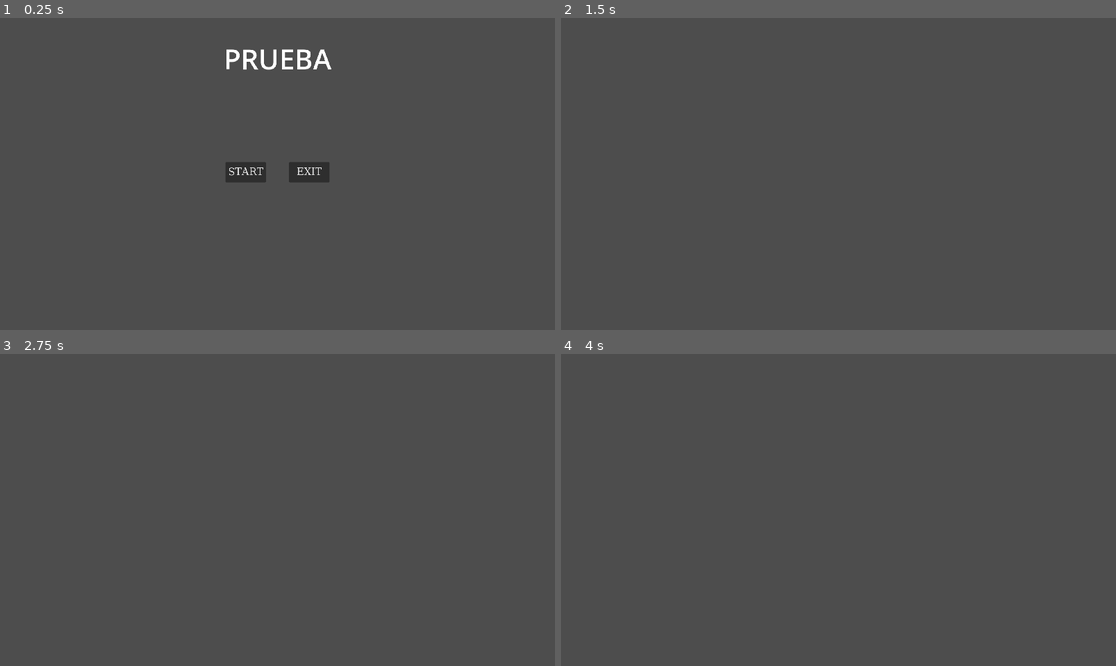
Above: before the commit, frames 1-4 (two rows, left to right).
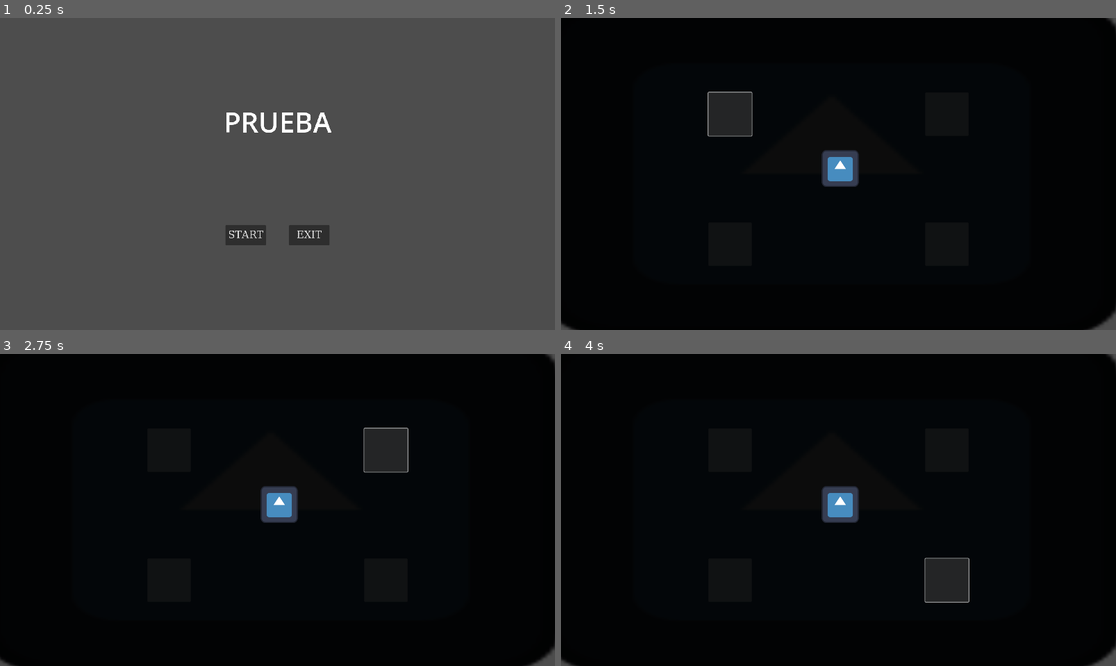
Above: after the commit, the same moments.

Repository: Flockyware/LGJ2025_team3
Game: Godot game, scene res://scenes/start_menu.tscn
The game is run twice, just before and just after one commit, with the same random seed, the same clock (stepped at 60 frames per second) and the same inputs. The engine's default icon, where the game draws it, is replaced by a stand-in: a white triangle on a blue panel in a dark square.
Inputs (mouse positions are in pixels of both pictures, inside the frame that each line leads up to):
- Up to frame 1 (0.25 s): no input
- Up to frame 2 (1.5 s): click "START" at 0.5 s; click (727, 114) at 1.27 s
- Up to frame 3 (2.75 s): click (388, 450) at 2.02 s
- Up to frame 4 (4 s): click (727, 578) at 2.77 s; click (949, 578) at 3.52 s

The runs differ from the first frame. In frame 1, 2.9% of the frame differs, in the area x 40-60%, y 10-73%; in frame 2, 99%, in the area x 0-100%, y 0-100%; in frame 3, 99%; in frame 4, 99%.

Commit message:
cambios a la escena cauldron, agregados placeholders

Diff:
--- /dev/null
+++ b/scenes/cauldron.tscn
@@ -0,0 +1,79 @@
+[gd_scene load_steps=3 format=3 uid="uid://cns602t8rqrrf"]
+
+[ext_resource type="Texture2D" uid="uid://ca4wh7ryvc8v4" path="res://icon.svg" id="1_oqi4o"]
+
+[sub_resource type="SpriteFrames" id="SpriteFrames_flfaj"]
+animations = [{
+"frames": [{
+"duration": 1.0,
+"texture": ExtResource("1_oqi4o")
+}],
+"loop": true,
+"name": &"default",
+"speed": 5.0
+}]
+
+[node name="cauldron" type="Node2D"]
+
+[node name="background" type="Sprite2D" parent="."]
+modulate = Color(0.0475577, 0.0475576, 0.0475576, 1)
+position = Vector2(936.5, 521)
+scale = Vector2(15.6328, 9.14063)
+texture = ExtResource("1_oqi4o")
+
+[node name="sprite_cauldron" type="AnimatedSprite2D" parent="."]
+position = Vector2(966, 521)
+sprite_frames = SubResource("SpriteFrames_flfaj")
+
+[node name="CanvasLayer" type="CanvasLayer" parent="."]
+
+[node name="Control" type="Control" parent="CanvasLayer"]
+layout_mode = 3
+anchors_preset = 15
+anchor_right = 1.0
+anchor_bottom = 1.0
+grow_horizontal = 2
+grow_vertical = 2
+
+[node name="VBoxContainer" type="VBoxContainer" parent="CanvasLayer/Control"]
+layout_mode = 1
+anchors_preset = 8
+anchor_left = 0.5
+anchor_top = 0.5
+anchor_right = 0.5
+anchor_bottom = 0.5
+offset_left = -405.0
+offset_top = -282.0
+offset_right = 405.0
+offset_bottom = 336.0
+grow_horizontal = 2
+grow_vertical = 2
+theme_override_constants/separation = 300
+
+[node name="buttons_container_up" type="HBoxContainer" parent="CanvasLayer/Control/VBoxContainer"]
+layout_mode = 2
+size_flags_vertical = 0
+theme_override_constants/separation = 600
+
+[node name="Button_A" type="Button" parent="CanvasLayer/Control/VBoxContainer/buttons_container_up"]
+custom_minimum_size = Vector2(150, 150)
+layout_mode = 2
+
+[node name="Button_B" type="Button" parent="CanvasLayer/Control/VBoxContainer/buttons_container_up"]
+custom_minimum_size = Vector2(150, 150)
+layout_mode = 2
+size_flags_horizontal = 8
+
+[node name="buttons_container_down" type="HBoxContainer" parent="CanvasLayer/Control/VBoxContainer"]
+layout_mode = 2
+size_flags_vertical = 0
+theme_override_constants/separation = 600
+
+[node name="Button_C" type="Button" parent="CanvasLayer/Control/VBoxContainer/buttons_container_down"]
+custom_minimum_size = Vector2(150, 150)
+layout_mode = 2
+
+[node name="Button_D" type="Button" parent="CanvasLayer/Control/VBoxContainer/buttons_container_down"]
+custom_minimum_size = Vector2(150, 150)
+layout_mode = 2
+size_flags_horizontal = 8
--- /dev/null
+++ b/scenes/client.tscn
@@ -0,0 +1,3 @@
+[gd_scene format=3 uid="uid://b7hy26m6yeft1"]
+
+[node name="client" type="Node2D"]
--- a/scenes/game.tscn
+++ b/scenes/game.tscn
@@ -1,3 +1,10 @@
-[gd_scene format=3 uid="uid://dqmyet1uofx8y"]
+[gd_scene load_steps=3 format=3 uid="uid://dqmyet1uofx8y"]
 
-[node name="game" type="Node2D"]
+[ext_resource type="PackedScene" uid="uid://cns602t8rqrrf" path="res://scenes/cauldron.tscn" id="1_5vqgu"]
+[ext_resource type="PackedScene" uid="uid://b7hy26m6yeft1" path="res://scenes/client.tscn" id="2_l3w83"]
+
+[node name="game" type="Node"]
+
+[node name="cauldron" parent="." instance=ExtResource("1_5vqgu")]
+
+[node name="client" parent="." instance=ExtResource("2_l3w83")]
--- a/scenes/start_menu.tscn
+++ b/scenes/start_menu.tscn
@@ -1,7 +1,7 @@
 [gd_scene load_steps=4 format=3 uid="uid://bhqr6sholxy1h"]
 
 [ext_resource type="Script" path="res://scripts/start_menu.gd" id="1_xaqdp"]
-[ext_resource type="Theme" uid="uid://5rr8thblij44" path="res://scenes/start_menu.tres" id="2_pw48x"]
+[ext_resource type="Theme" uid="uid://5rr8thblij44" path="res://assets/start_menu.tres" id="2_pw48x"]
 
 [sub_resource type="LabelSettings" id="LabelSettings_2u51o"]
 font_size = 96
@@ -26,13 +26,11 @@
 
 [node name="MarginContainer" type="MarginContainer" parent="."]
 layout_mode = 1
-anchors_preset = 5
-anchor_left = 0.5
-anchor_right = 0.5
-offset_left = -236.0
-offset_right = 236.0
-offset_bottom = 644.0
+anchors_preset = 15
+anchor_right = 1.0
+anchor_bottom = 1.0
 grow_horizontal = 2
+grow_vertical = 2
 theme_override_constants/margin_left = 50
 theme_override_constants/margin_top = 50
 theme_override_constants/margin_right = 50
@@ -40,6 +38,8 @@
 
 [node name="VBoxContainer" type="VBoxContainer" parent="MarginContainer"]
 layout_mode = 2
+size_flags_horizontal = 4
+size_flags_vertical = 4
 theme_override_constants/separation = 292
 alignment = 1
 
Renamed: scenes/start_menu.tres -> assets/start_menu.tres
